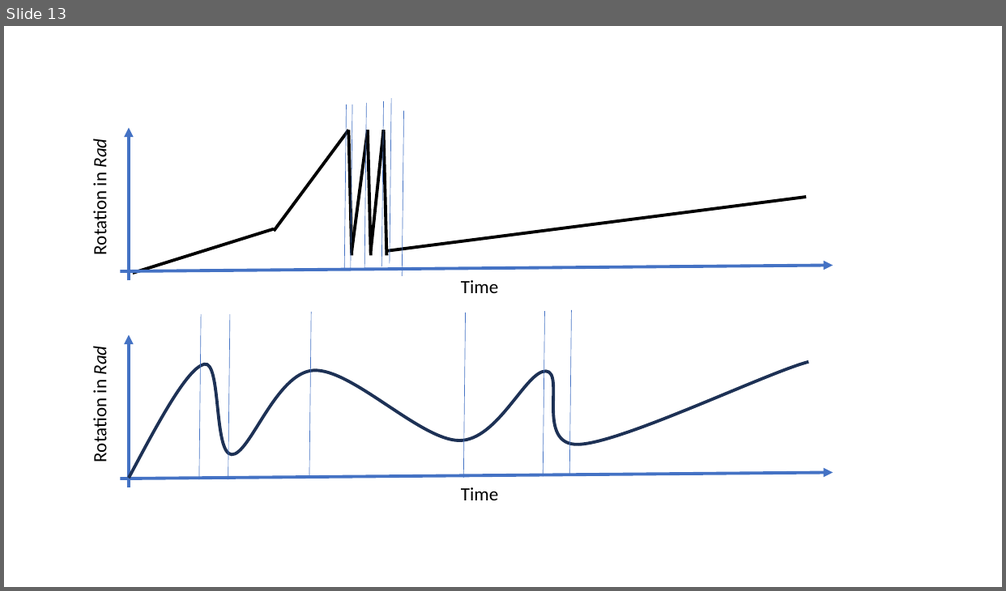
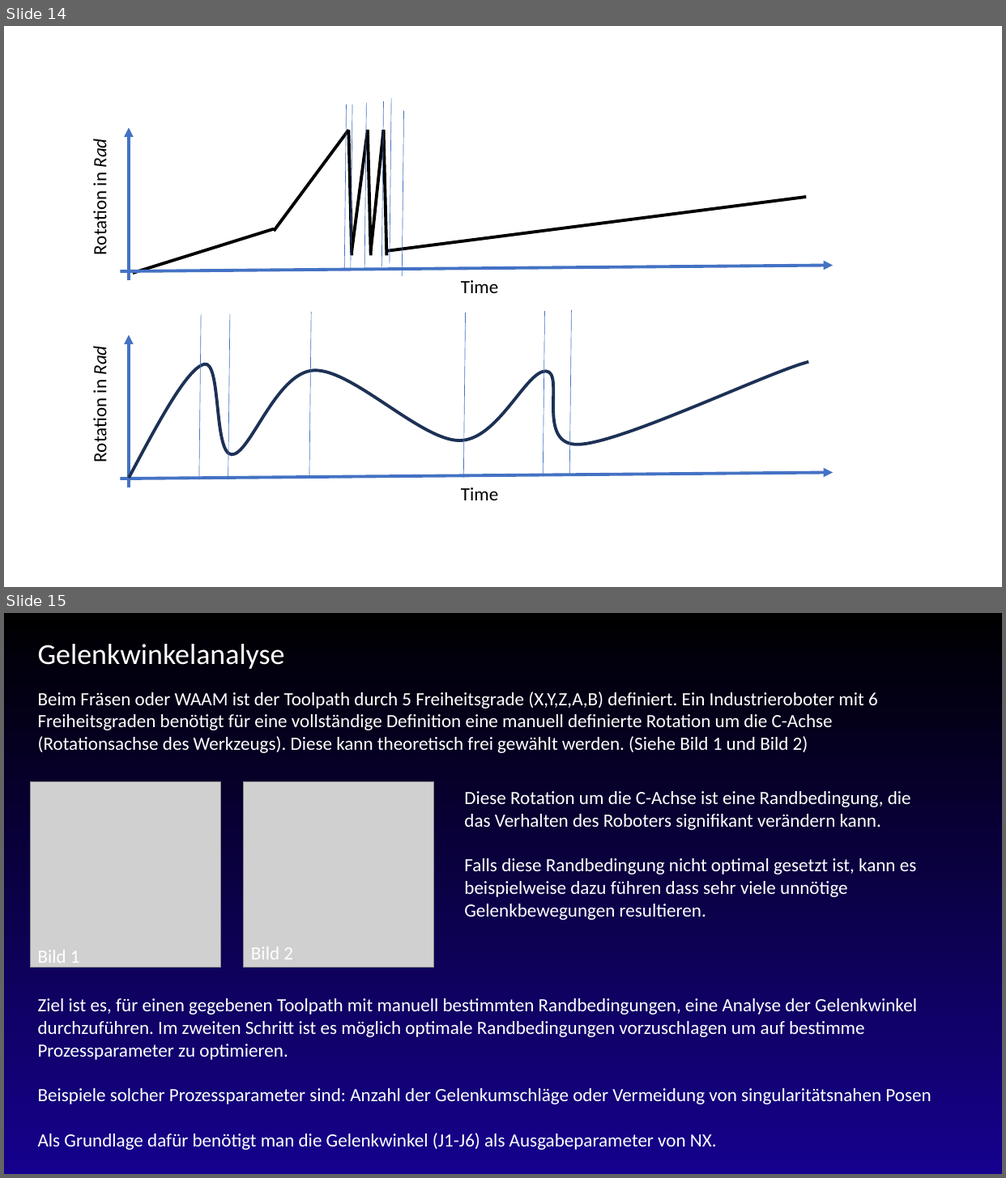
Before and after one commit to JanNalivaika/MASTERS-THESIS, a slide deck: Latex/figures/images.pptx. Shown one above the other, each under a label of ours: slide 13 before the commit, slides 14 and 15 after it. The pictures are 1006x591 and 1006x1178 pixels, drawn with LibreOffice and Linux fonts; fonts in the diff are those of the drawing; grey boxes stand for pictures. Boxes give left, top, right and bottom in pixels: in the first picture for what was removed or moved away, otherwise in the second. Text is boxed around its words. In the diff, an @@ line names an element or a change of style, - is before the commit and + after.

```diff
--- a/Latex/figures/images.pptx
+++ b/Latex/figures/images.pptx
@@ slide 15 added at (4,613,1002,1174), background gradient #000000 to #15018D @@
@@ text added at (38,644,285,669), 28 pt, text #FFFFFF @@
+Gelenkwinkelanalyse
@@ text added at (38,692,878,753), 18 pt, text #FFFFFF @@
+Beim Fräsen oder WAAM ist der Toolpath durch 5 Freiheitsgrade (X,Y,Z,A,B) definiert. Ein Industrieroboter mit 6 Freiheitsgraden benötigt für eine vollständige Definition eine manuell definierte Rotation um die C-Achse (Rotationsachse des Werkzeugs). Diese kann theoretisch frei gewählt werden. (Siehe Bild 1 und Bild 2)
@@ picture added at (30,782,220,968) @@
@@ picture added at (244,782,434,968) @@
@@ text added at (464,791,917,920), 18 pt, text #FFFFFF @@
+Diese Rotation um die C-Achse ist eine Randbedingung, die das Verhalten des Roboters signifikant verändern kann.
+Falls diese Randbedingung nicht optimal gesetzt ist, kann es beispielweise dazu führen dass sehr viele unnötige Gelenkbewegungen resultieren.
@@ text added at (38,950,80,968), 18 pt, text #FFFFFF @@
+Bild 1
@@ text added at (251,947,293,960), 18 pt, text #FFFFFF @@
+Bild 2
@@ text added at (38,999,931,1150), 18 pt, text #FFFFFF @@
+Ziel ist es, für einen gegebenen Toolpath mit manuell bestimmten Randbedingungen, eine Analyse der Gelenkwinkel durchzuführen. Im zweiten Schritt ist es möglich optimale Randbedingungen vorzuschlagen um auf bestimme Prozessparameter zu optimieren.
+Beispiele solcher Prozessparameter sind: Anzahl der Gelenkumschläge oder Vermeidung von singularitätsnahen Posen
+Als Grundlage dafür benötigt man die Gelenkwinkel (J1-J6) als Ausgabeparameter von NX.
@@ what was slide 13 is now slide 14 @@
```
Also in this commit, not shown: 1 slide changed, 2 other slides added, 17 other files.
